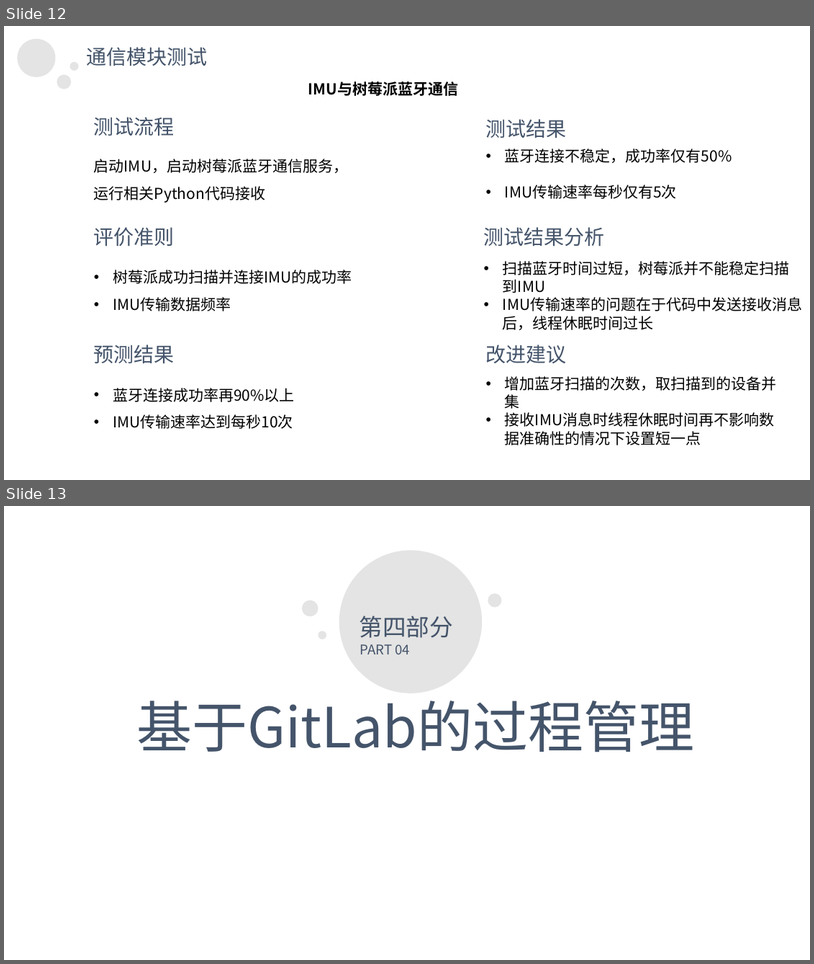
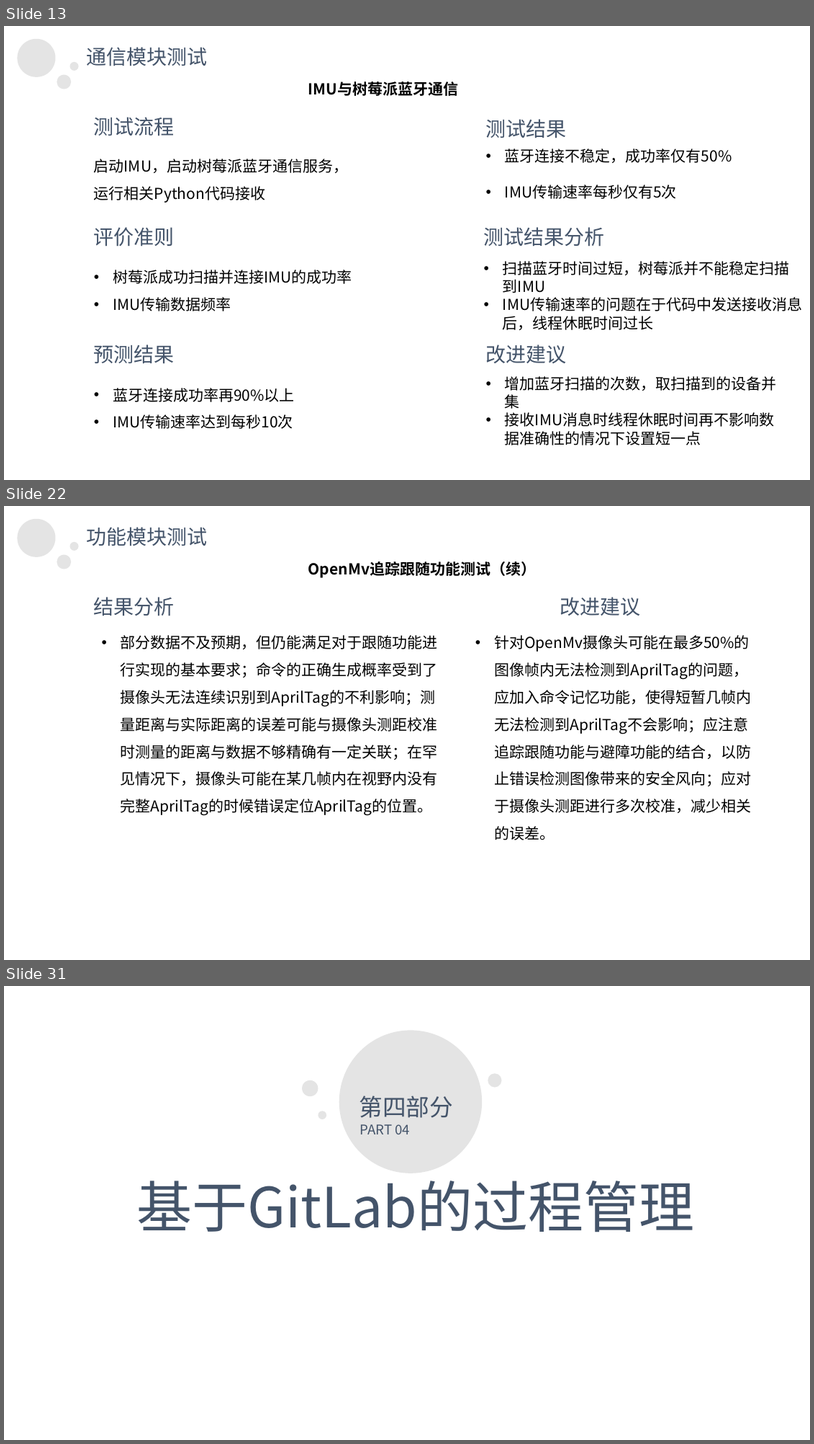
Before and after one commit to Appleuiy/Brain-controlled-navigation-electric-wheelchair-expansion-control-system, a slide deck: 智能轮椅设计测试展示.pptx. Shown one above the other, each under a label of ours: slides 12 and 13 before the commit, slides 13, 22 and 31 after it; the slides between them are not shown. The pictures are 814x964 and 814x1444 pixels, drawn with LibreOffice and Linux fonts; fonts in the diff are those of the drawing. Boxes give left, top, right and bottom in pixels: in the first picture for what was removed or moved away, otherwise in the second. Text is boxed around its words. In the diff, an @@ line names an element or a change of style, - is before the commit and + after.

Commit message:
测试ppt前面部分整合完成，需要完成gitlab过程管理

```diff
--- a/智能轮椅设计测试展示.pptx
+++ b/智能轮椅设计测试展示.pptx
@@ slide 22 added at (4,506,810,960), background #FFFFFF; not listed: 3 template elements that a slide beside it also shows @@
@@ text added at (86,527,207,546), 24 pt, text #44546A @@
+功能模块测试
@@ text added at (309,561,536,578), 18 pt, text #000000, bold @@
+OpenMv追踪跟随功能测试（续）
@@ text added at (94,597,175,616), 24 pt, text #44546A @@
+结果分析
@@ text added at (561,597,641,615), 24 pt, text #44546A @@
+改进建议
@@ text added at (121,635,438,815), 18 pt, text #000000 @@
+• 部分数据不及预期，但仍能满足对于跟随功能进行实现的基本要求；命令的正确生成概率受到了摄像头无法连续识别到AprilTag的不利影响；测量距离与实际距离的误差可能与摄像头测距校准时测量的距离与数据不够精确有一定关联；在罕见情况下，摄像头可能在某几帧内在视野内没有完整AprilTag的时候错误定位AprilTag的位置。
@@ text added at (494,635,751,840), 18 pt, text #000000 @@
+• 针对OpenMv摄像头可能在最多50%的图像帧内无法检测到AprilTag的问题，应加入命令记忆功能，使得短暂几帧内无法检测到AprilTag不会影响；应注意追踪跟随功能与避障功能的结合，以防止错误检测图像带来的安全风向；应对于摄像头测距进行多次校准，减少相关的误差。
@@ what was slide 12 is now slide 13 @@
@@ what was slide 13 is now slide 31 @@
```
Also in this commit, not shown: 1 slide changed, 17 other slides added.
